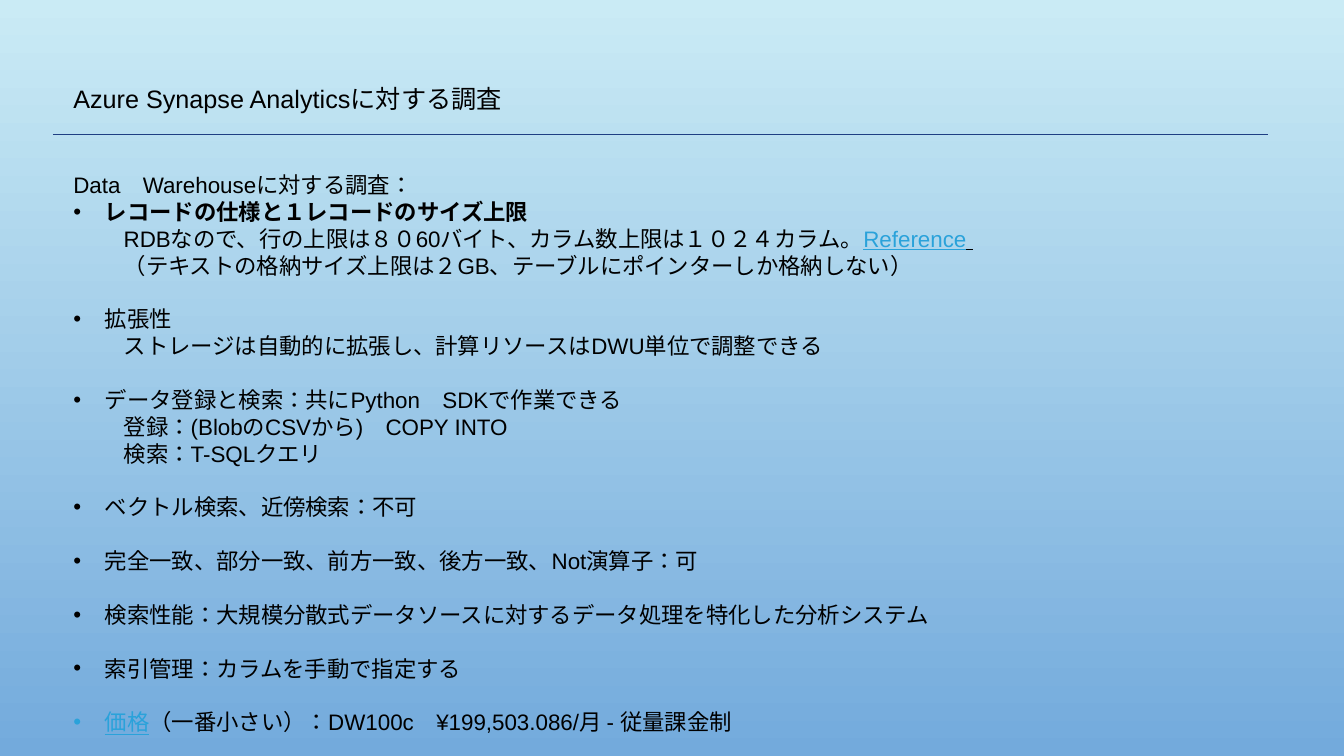
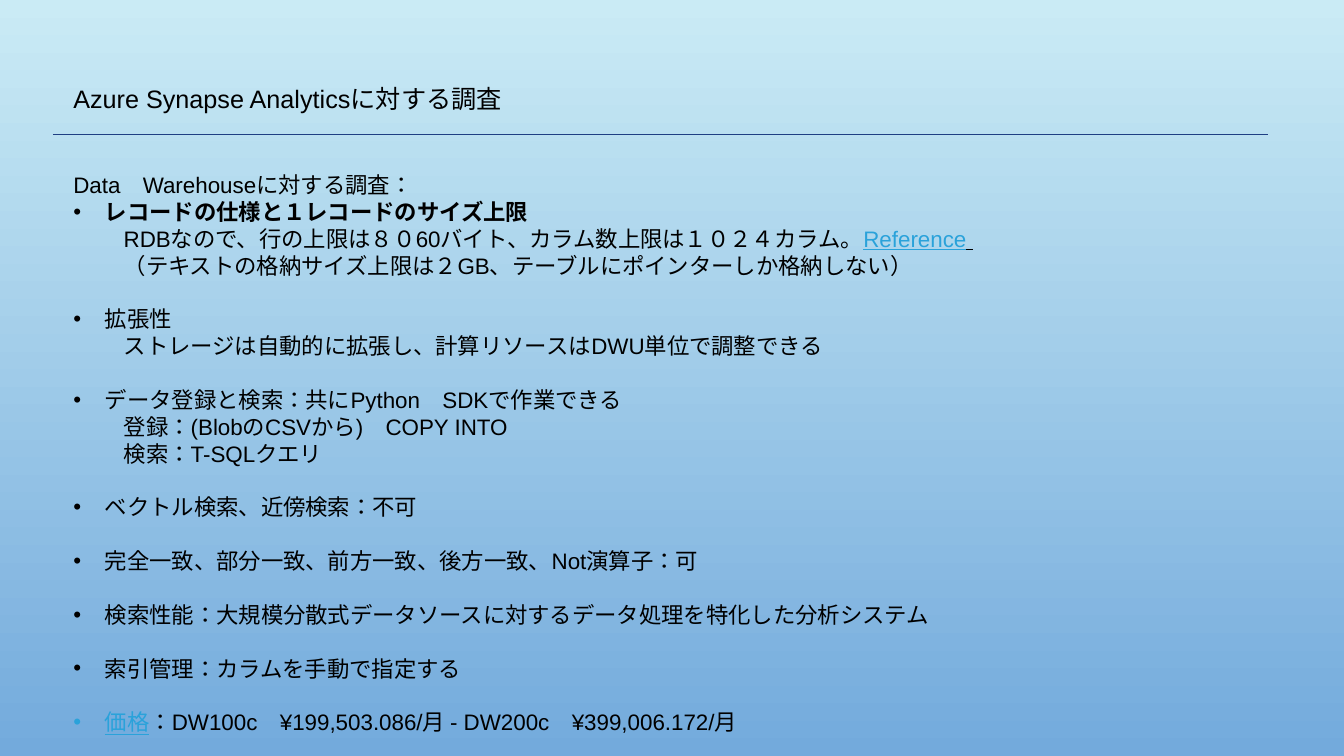
Before and after one commit to WUTIANYAO/-, a slide deck: slide 2 of Research2.pptx. Drawn at 1344x756 pixels with LibreOffice and Linux fonts; fonts in the diff are those of the drawing; background and template pictures are left out. Boxes give left, top, right and bottom in pixels: in the first picture for what was removed or moved away, otherwise in the second. Text is boxed around its words. In the diff, an @@ line names an element or a change of style, - is before the commit and + after.

```diff
--- a/Research2.pptx
+++ b/Research2.pptx
@@ text at (x1=105, y1=711, x2=737, y2=735): text changed @@
-• 価格（一番小さい）：DW100c ¥199,503.086/月 - 従量課金制
+• 価格：DW100c ¥199,503.086/月 - DW200c ¥399,006.172/月
```
Also in this commit, not shown: 2 other slides changed.
